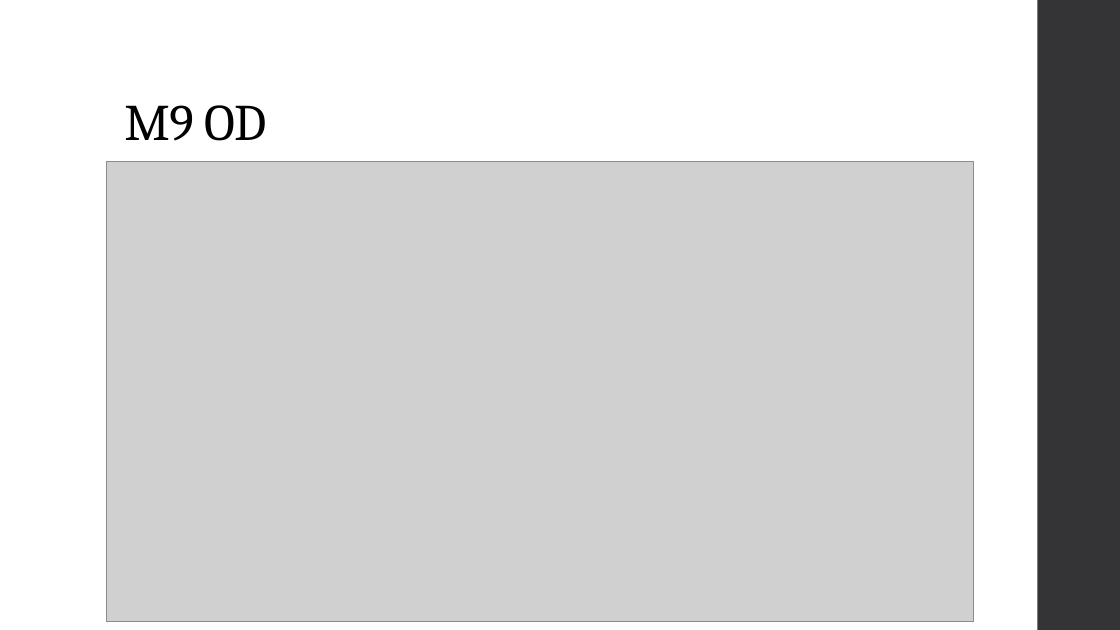
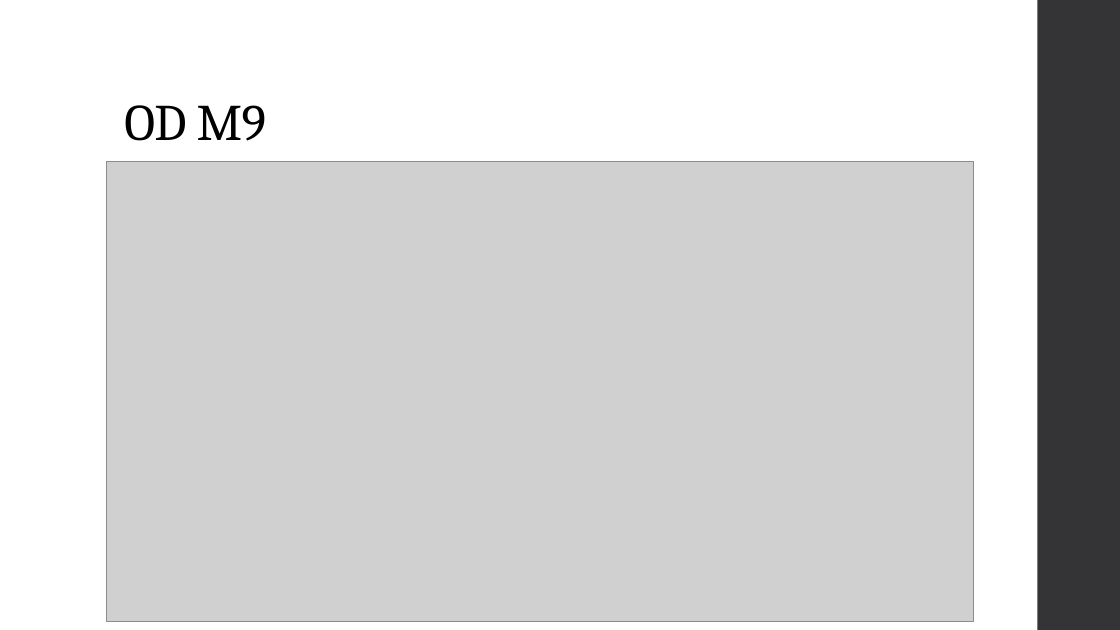
Before and after one commit to Ziqing-Liu/RIFRxT, a slide deck: slide 12 of Research Update.pptx (slide 13 before the commit). Drawn at 1120x630 pixels with LibreOffice and Linux fonts; fonts in the diff are those of the drawing; grey boxes stand for pictures. Boxes give left, top, right and bottom in pixels: in the first picture for what was removed or moved away, otherwise in the second. Text is boxed around its words. In the diff, an @@ line names an element or a change of style, - is before the commit and + after.

```diff
--- a/Research Update.pptx
+++ b/Research Update.pptx
@@ title at (124, 105, 267, 141): text changed @@
-M9 OD
+OD M9
```
Also in this commit, not shown: 3 other slides changed, 4 slides added, 1 slide removed, 3 other files.
